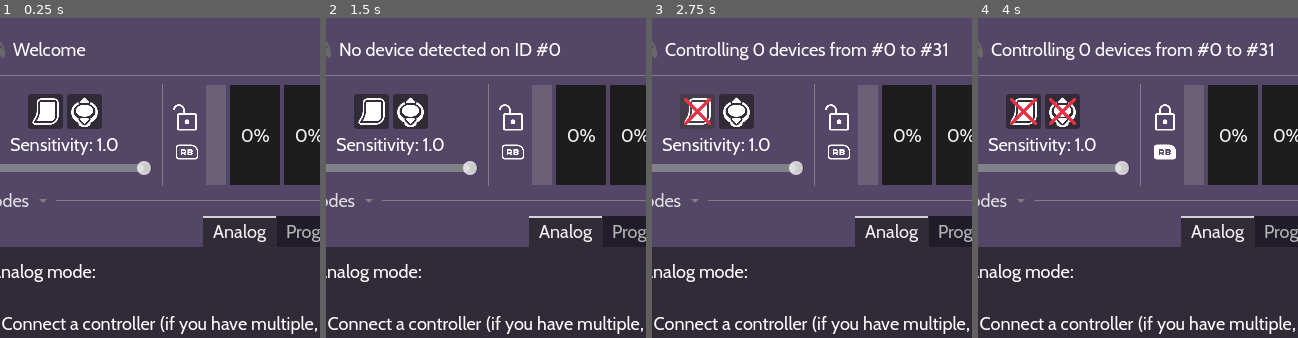
Above: before the commit, frames 1-4 (left to right).
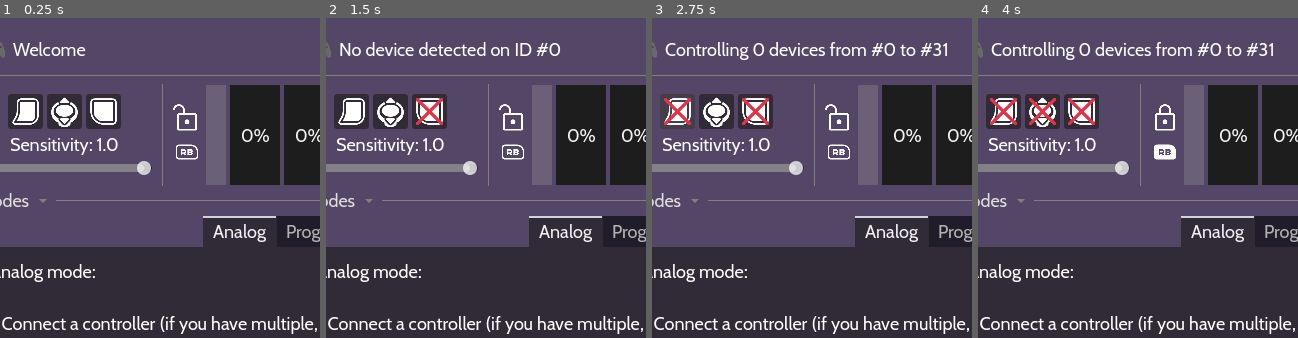
Above: after the commit, the same moments.

Repository: leosefcik/controller-rumble-tool
Game: Godot game, scene res://main.tscn
The game is run twice, just before and just after one commit, with the same random seed, the same clock (stepped at 60 frames per second) and the same inputs.
Inputs (mouse positions are % of the whole screen's width and height, from its top left; square brackets give the same spot before the commit, where the layout moved):
- Up to frame 1 (0.25 s): no input
- Up to frame 2 (1.5 s): click (22, 15) at 0.52 s; click "All" at 1.25 s
- Up to frame 3 (2.75 s): click (10, 15) [13, 15] at 2 s
- Up to frame 4 (4 s): click (16, 15) [19, 15] at 2.75 s; click (35, 18) at 3.5 s
The pictures show only the part of the screen within x 6-56%, y 0-50%; the shares and areas given below are measured in that part.

The runs differ from the first frame. In frame 1, 2.8% of the frame differs, in the area x 2-38%, y 23-35%; in frame 2, 2.9%; in frame 3, 2.9%; in frame 4, 3.0%.

Commit message:
Shoulder toggle button

Diff:
--- a/main.gd
+++ b/main.gd
@@ -28,6 +28,7 @@
 
 var trigger_enabled := true
 var joystick_enabled := true
+var shoulder_enabled := true
 var control_sensitivty := 1.0
 
 var mouse_sticky_enabled := false
@@ -232,11 +233,15 @@
 		%FlipControls.button_pressed = !%FlipControls.button_pressed
 
 	elif event.is_action_pressed("lock_rumble_left"):
+		if not shoulder_enabled: return
+
 		if coupled: _toggle_locks(1,1)
 		elif not flipped: _toggle_locks(1,0)
 		else: _toggle_locks(0,1)
 
 	elif event.is_action_pressed("lock_rumble_right"):
+		if not shoulder_enabled: return
+
 		if coupled: _toggle_locks(1,1)
 		elif not flipped: _toggle_locks(0,1)
 		else: _toggle_locks(1,0)
@@ -332,6 +337,11 @@
 	if joystick_enabled: %JoystickToggleX.hide()
 	else: %JoystickToggleX.show()
 
+func _on_shoulder_toggle_pressed() -> void:
+	shoulder_enabled = !shoulder_enabled
+	if shoulder_enabled: %ShoulderToggleX.hide()
+	else: %ShoulderToggleX.show()
+
 func _on_control_sensitivity_slider_value_changed(value: float) -> void:
 	control_sensitivty = value
 	%ControlSensitivityLabel.text = str("Sensitivity: ", value)
--- a/main.tscn
+++ b/main.tscn
@@ -20,6 +20,7 @@
 [ext_resource type="Texture2D" uid="uid://c4k7h56m5qum3" path="res://icon/kenney_glyphs/Generic/generic_joystick_left.png" id="17_074og"]
 [ext_resource type="Texture2D" uid="uid://vn8gli8llxvq" path="res://icon/drop_down.svg" id="19_0odxb"]
 [ext_resource type="Texture2D" uid="uid://cobfw7wvbxehb" path="res://icon/kenney_glyphs/Nintendo Switch/switch_dpad_right_outline.png" id="19_getpj"]
+[ext_resource type="Texture2D" uid="uid://t7f811s4a6nd" path="res://icon/kenney_glyphs/Generic/generic_button_trigger_a_fill.png" id="19_lswn8"]
 [ext_resource type="Texture2D" uid="uid://c3scm3mwiyss1" path="res://icon/drop_up.svg" id="20_lswn8"]
 [ext_resource type="Texture2D" uid="uid://77sud8rl3qs8" path="res://icon/kenney_glyphs/Nintendo Switch/switch_buttons_left_outline.png" id="20_ryguw"]
 [ext_resource type="Texture2D" uid="uid://dpbkmplgtdokt" path="res://icon/kenney_glyphs/Nintendo Switch/switch_dpad_up_outline.png" id="21_d13ii"]
@@ -204,6 +205,36 @@
 expand_mode = 1
 stretch_mode = 5
 
+[node name="ShoulderToggle" type="Button" parent="UI/MainVBox/Gauges/LeftOfGauge/VBoxContainer/HBoxContainer"]
+custom_minimum_size = Vector2(35, 35)
+layout_mode = 2
+size_flags_vertical = 4
+tooltip_text = "Toggle shoulder button function"
+
+[node name="TextureRect" type="TextureRect" parent="UI/MainVBox/Gauges/LeftOfGauge/VBoxContainer/HBoxContainer/ShoulderToggle"]
+layout_mode = 1
+anchors_preset = 15
+anchor_right = 1.0
+anchor_bottom = 1.0
+grow_horizontal = 2
+grow_vertical = 2
+texture = ExtResource("19_lswn8")
+expand_mode = 1
+stretch_mode = 5
+
+[node name="ShoulderToggleX" type="TextureRect" parent="UI/MainVBox/Gauges/LeftOfGauge/VBoxContainer/HBoxContainer/ShoulderToggle"]
+unique_name_in_owner = true
+visible = false
+layout_mode = 1
+anchors_preset = 15
+anchor_right = 1.0
+anchor_bottom = 1.0
+grow_horizontal = 2
+grow_vertical = 2
+texture = ExtResource("15_yaehf")
+expand_mode = 1
+stretch_mode = 5
+
 [node name="ControlSensitivityLabel" type="Label" parent="UI/MainVBox/Gauges/LeftOfGauge/VBoxContainer"]
 unique_name_in_owner = true
 layout_mode = 2
@@ -905,6 +936,7 @@
 [connection signal="toggled" from="UI/MainVBox/Title/AllIdsBox" to="." method="_on_all_ids_box_toggled"]
 [connection signal="pressed" from="UI/MainVBox/Gauges/LeftOfGauge/VBoxContainer/HBoxContainer/TriggerToggle" to="." method="_on_trigger_toggle_pressed"]
 [connection signal="pressed" from="UI/MainVBox/Gauges/LeftOfGauge/VBoxContainer/HBoxContainer/JoystickToggle" to="." method="_on_joystick_toggle_pressed"]
+[connection signal="pressed" from="UI/MainVBox/Gauges/LeftOfGauge/VBoxContainer/HBoxContainer/ShoulderToggle" to="." method="_on_shoulder_toggle_pressed"]
 [connection signal="value_changed" from="UI/MainVBox/Gauges/LeftOfGauge/VBoxContainer/ControlSensitivitySlider" to="." method="_on_control_sensitivity_slider_value_changed"]
 [connection signal="pressed" from="UI/MainVBox/Gauges/StrongLockButton" to="." method="_on_strong_lock_button_pressed"]
 [connection signal="pressed" from="UI/MainVBox/Gauges/WeakLockButton" to="." method="_on_weak_lock_button_pressed"]
Not shown: 1 places in main.tscn that only renumber resources
